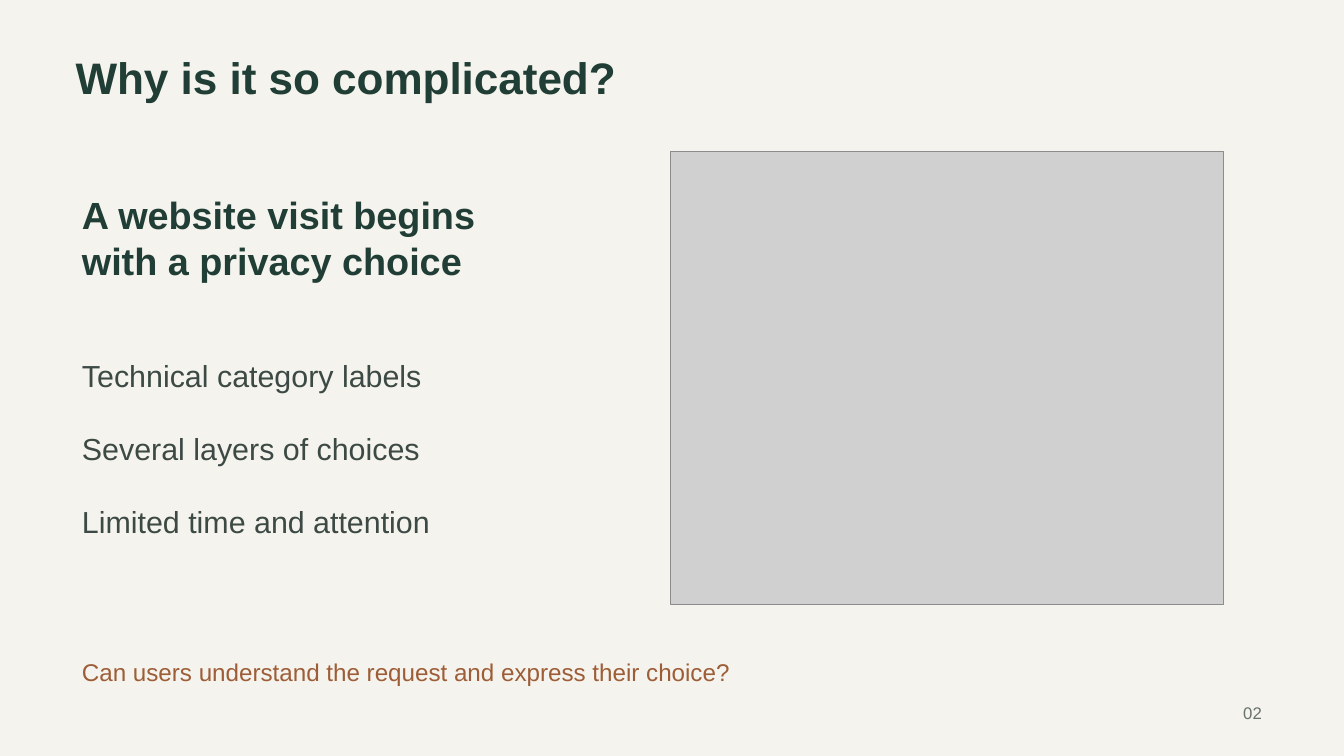
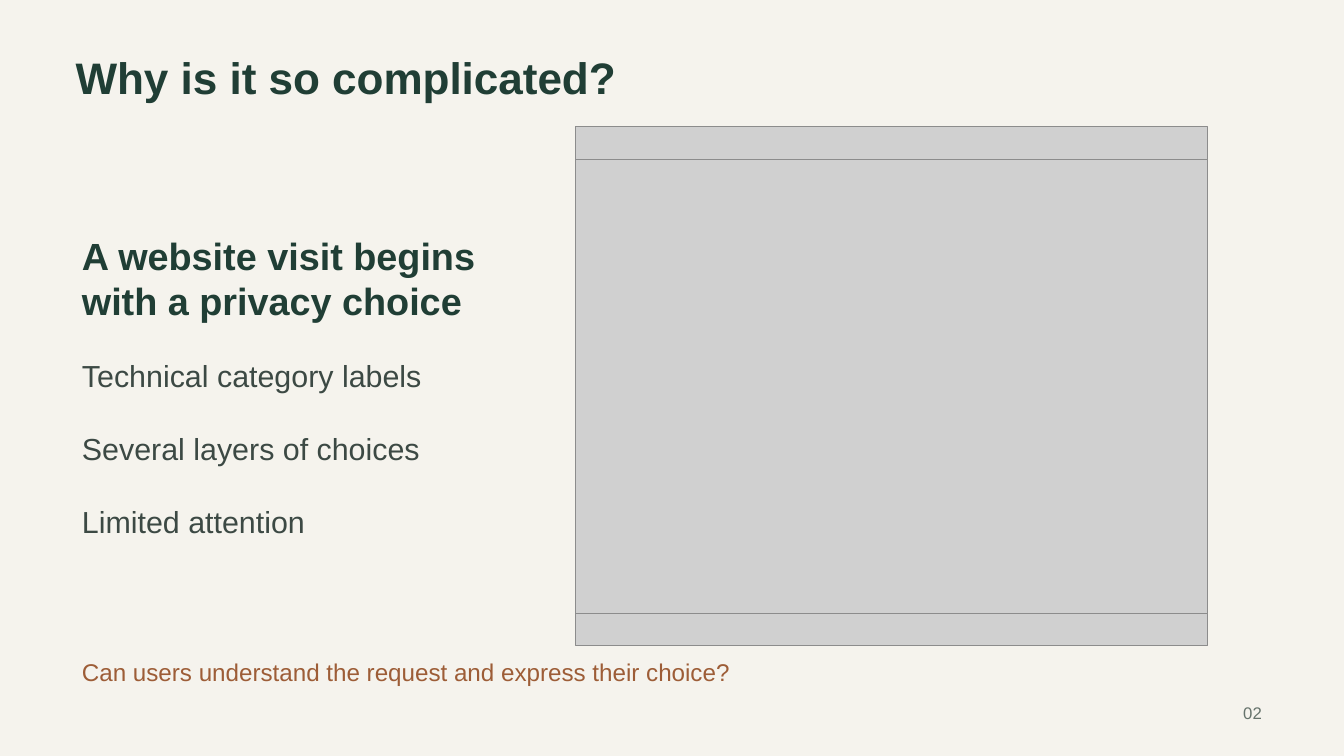
Before and after one commit to CXl0l0/cookiehome, a slide deck: slide 2 of output/presentation-expanded/Cookie_Homes_Presentation_Updated.pptx. Drawn at 1344x756 pixels with LibreOffice and Linux fonts; fonts in the diff are those of the drawing; grey boxes stand for pictures. Boxes give left, top, right and bottom in pixels: in the first picture for what was removed or moved away, otherwise in the second. Text is boxed around its words. In the diff, an @@ line names an element or a change of style, - is before the commit and + after.

```diff
--- a/output/presentation-expanded/Cookie_Homes_Presentation_Updated.pptx
+++ b/output/presentation-expanded/Cookie_Homes_Presentation_Updated.pptx
@@ picture: place and size @@
-picture at box(671, 151, 1224, 605)
+picture at box(576, 127, 1208, 646)
@@ picture added at box(576, 159, 1208, 613) @@
@@ text "A website visit begins": place and size @@
-text "A website visit begins" at box(82, 201, 475, 282)
+text "A website visit begins" at box(82, 242, 475, 323)
@@ text at box(82, 511, 305, 534): text changed @@
-Limited time and attention
+Limited attention
```
Also in this commit, not shown: 18 other slides changed, 2 slides added, 2 slides removed, 1 other file.
